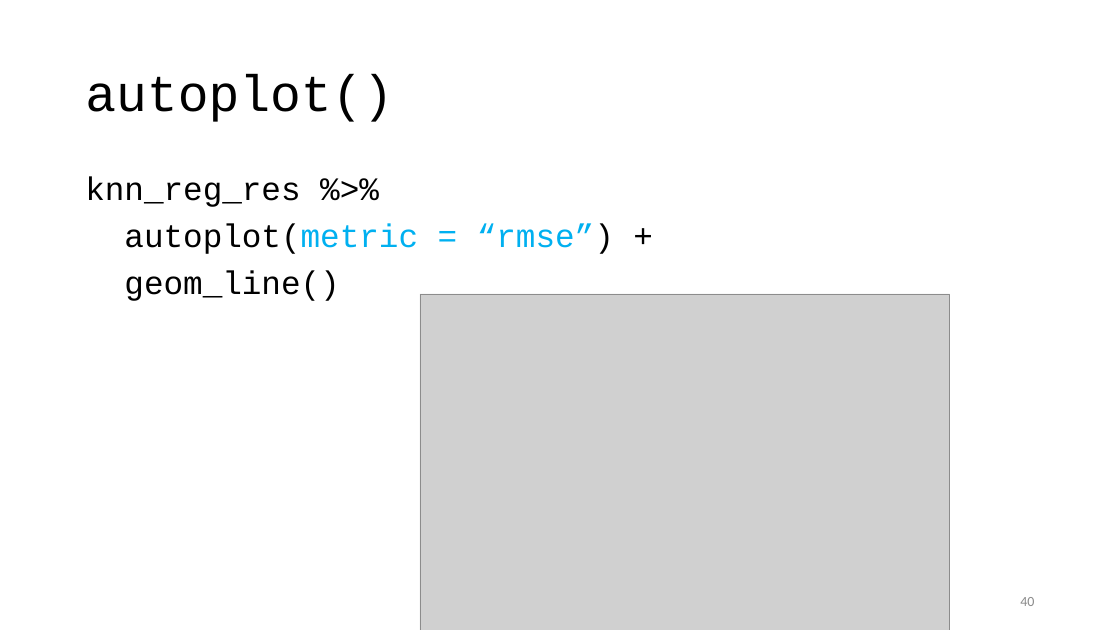
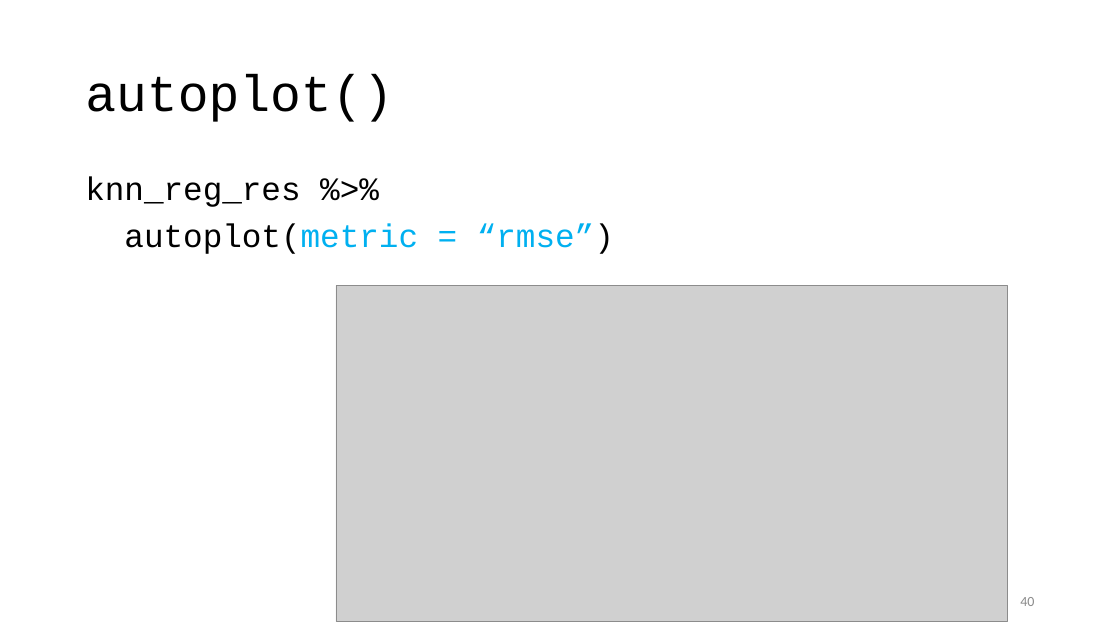
Before and after one commit to karlenaochoa/c4-ml-2020, a slide deck: slide 40 of slides/w6p1-knn/w6p1.pptx. Drawn at 1120x630 pixels with LibreOffice and Linux fonts; fonts in the diff are those of the drawing; grey boxes stand for pictures. Boxes give left, top, right and bottom in pixels: in the first picture for what was removed or moved away, otherwise in the second. Text is boxed around its words. In the diff, an @@ line names an element or a change of style, - is before the commit and + after.

```diff
--- a/slides/w6p1-knn/w6p1.pptx
+++ b/slides/w6p1-knn/w6p1.pptx
@@ text at [124, 223, 614, 254]: text changed; text colour #000000 to #00B0F0 @@
-autoplot(metric = “rmse”) +
-geom_line()
+autoplot(metric = “rmse”)
@@ picture: place and size @@
-picture at [420, 294, 949, 630]
+picture at [336, 286, 1007, 622]
```
Also in this commit, not shown: 19 other slides changed, 3 slides added, 1 other file.
